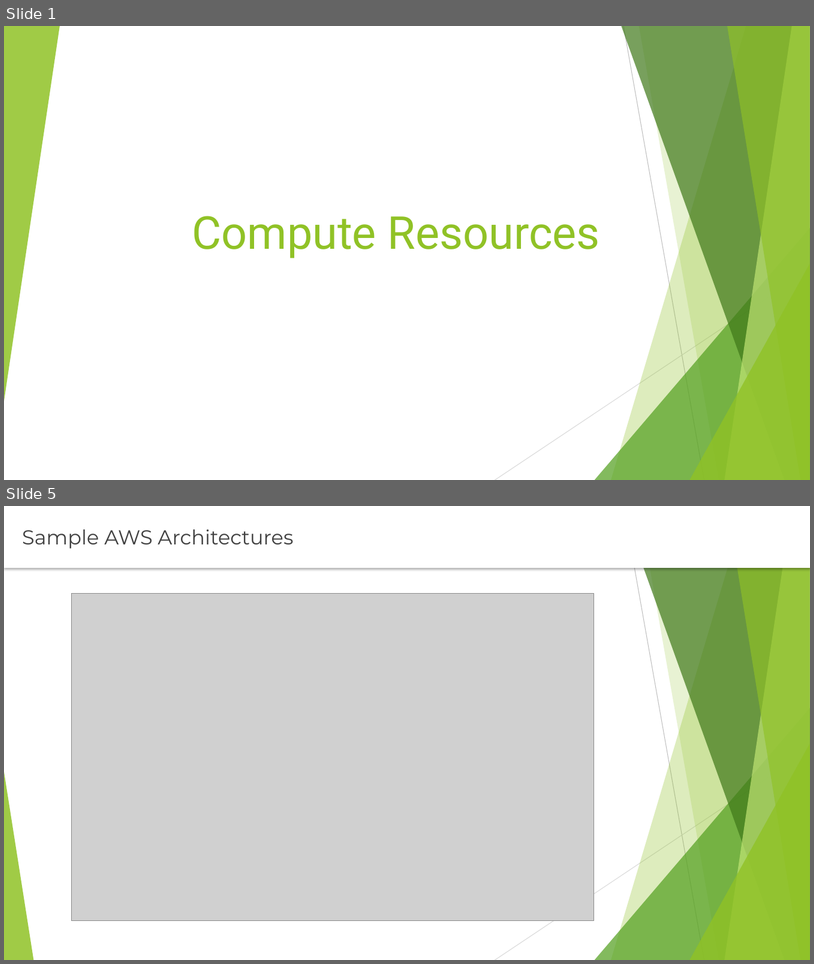
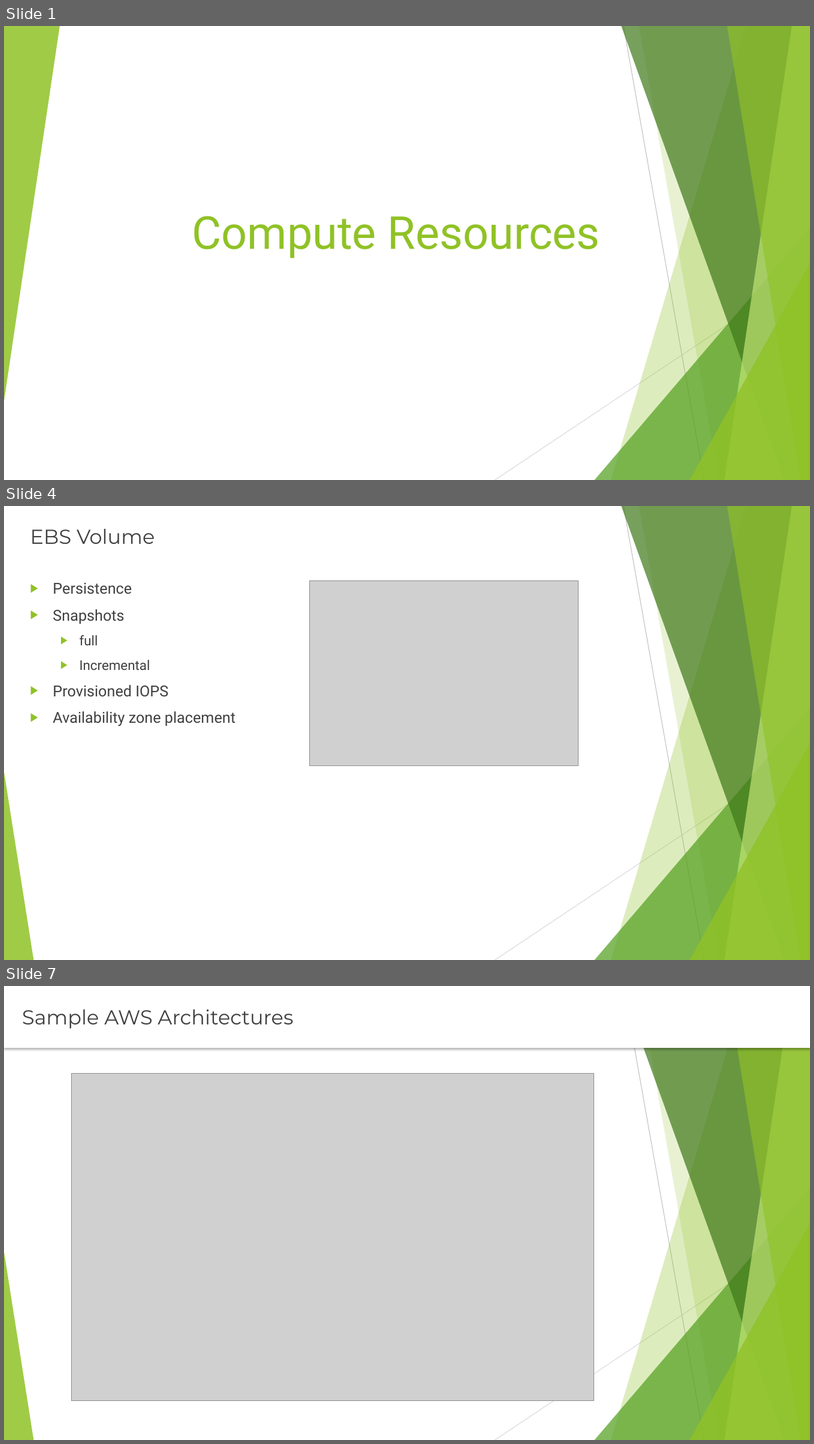
Before and after one commit to rusergei2010/AWSCourse2019, a slide deck: Lecture_2_Compute_Resources/Compute_Resources.pptx. Shown one above the other, each under a label of ours: slides 1 and 5 before the commit, slides 1, 4 and 7 after it; the slides between them are not shown. The pictures are 814x964 and 814x1444 pixels, drawn with LibreOffice and Linux fonts; fonts in the diff are those of the drawing; grey boxes stand for pictures. Boxes give left, top, right and bottom in pixels: in the first picture for what was removed or moved away, otherwise in the second. Text is boxed around its words. In the diff, an @@ line names an element or a change of style, - is before the commit and + after.

```diff
--- a/Lecture_2_Compute_Resources/Compute_Resources.pptx
+++ b/Lecture_2_Compute_Resources/Compute_Resources.pptx
@@ slide 4 added at <box>4,506,810,960</box>, background #FFFFFF; not listed: 10 template elements that a slide beside it also shows @@
@@ title added at <box>30,529,155,544</box>, 24 pt, text #404040 @@
+EBS Volume
@@ text added at <box>53,583,236,726</box>, 18 pt, text #404040 @@
+▶ Persistence
+▶ Snapshots
+  ▶ full
+  ▶ Incremental
+▶ Provisioned IOPS
+▶ Availability zone placement
@@ picture added at <box>309,581,578,766</box> @@
@@ what was slide 5 is now slide 7 @@
```
Also in this commit, not shown: 4 slides changed, 6 other slides added, 7 other files.
